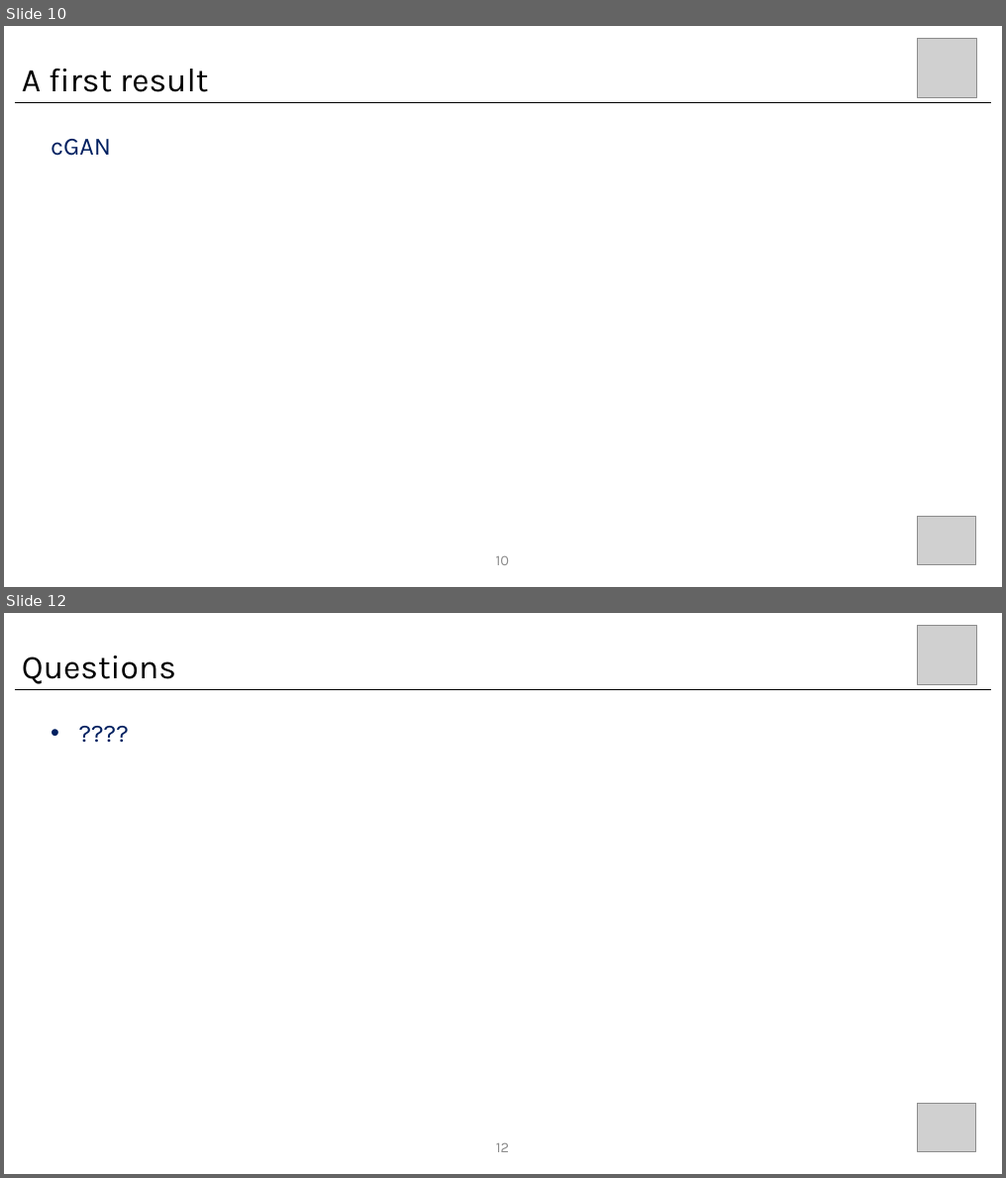
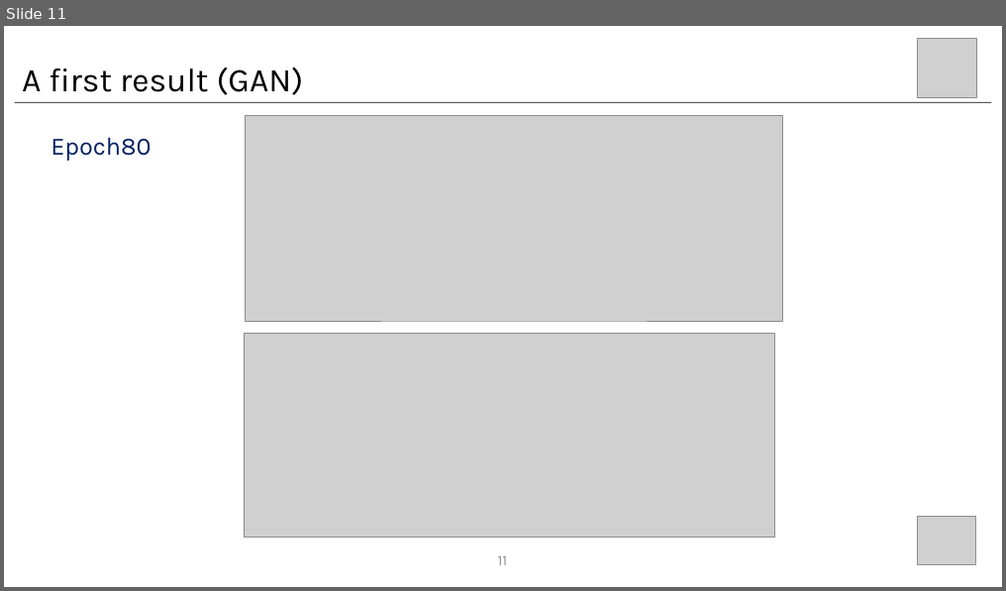
Before and after one commit to wangyi111/Building-Vectorization-3D, a slide deck: assets/reports/20201029_BuildNetwork.pptx. Shown one above the other, each under a label of ours: slides 10 and 12 before the commit, slide 11 after it; the slides between them are not shown. The pictures are 1006x1178 and 1006x591 pixels, drawn with LibreOffice and Linux fonts; fonts in the diff are those of the drawing; grey boxes stand for pictures. Boxes give left, top, right and bottom in pixels: in the first picture for what was removed or moved away, otherwise in the second. Text is boxed around its words. In the diff, an @@ line names an element or a change of style, - is before the commit and + after.

```diff
--- a/assets/reports/20201029_BuildNetwork.pptx
+++ b/assets/reports/20201029_BuildNetwork.pptx
@@ slide 12 removed at (x1=4, y1=613, x2=1002, y2=1174), background #FFFFFF @@
@@ picture removed at (x1=918, y1=625, x2=977, y2=685) @@
@@ text removed at (x1=22, y1=656, x2=176, y2=684) @@
-Questions
@@ line removed from (15, 689) to (991, 689) @@
@@ text removed at (x1=44, y1=714, x2=953, y2=1092) @@
-• ????
@@ picture removed at (x1=918, y1=1103, x2=976, y2=1152) @@
@@ page number removed at (x1=496, y1=1144, x2=509, y2=1153) @@
-12
@@ what was slide 10 is now slide 11 @@
@@ slide 11 changed as well @@
@@ text at (x1=22, y1=67, x2=304, y2=95): text changed @@
-A first result
+A first result (GAN)
@@ line (15, 102) - (991, 102): stroke #000000 0.5 pt to #000000 0.75 pt @@
@@ text at (x1=51, y1=137, x2=151, y2=161): text changed @@
-cGAN
+Epoch80
@@ picture added at (x1=245, y1=116, x2=782, y2=321) @@
@@ picture added at (x1=244, y1=333, x2=775, y2=537) @@
@@ page number at (x1=498, y1=557, x2=508, y2=566): text changed; text colour #8C8C8C to #8B8B8B @@
-10
+11
```
Also in this commit, not shown: 11 other slides changed, 5 slides added, 1 other file.
